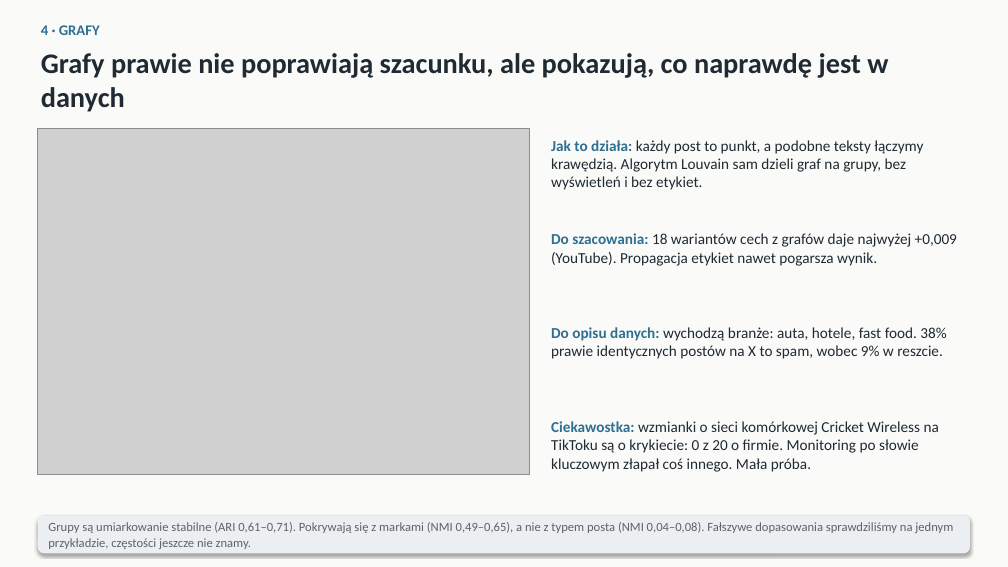
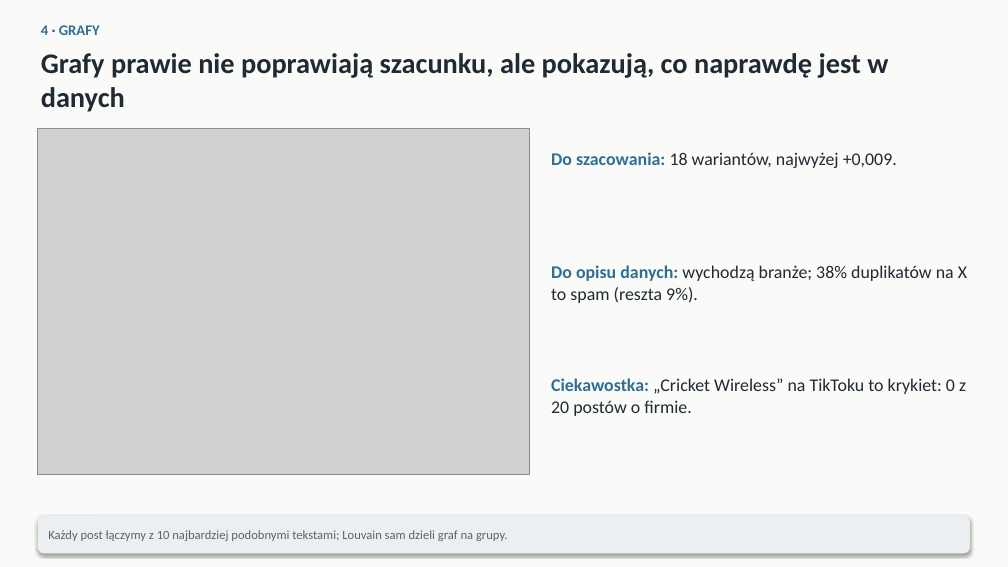
Before and after one commit to mikolaj-olesinski/Digital-Media-Analysis-PWR, a slide deck: slide 4 of pitchdeck/class_pl.pptx. Drawn at 1008x567 pixels with LibreOffice and Linux fonts; fonts in the diff are those of the drawing; grey boxes stand for pictures. Boxes give left, top, right and bottom in pixels: in the first picture for what was removed or moved away, otherwise in the second. Text is boxed around its words. In the diff, an @@ line names an element or a change of style, - is before the commit and + after.

```diff
--- a/pitchdeck/class_pl.pptx
+++ b/pitchdeck/class_pl.pptx
@@ text at box(551, 152, 897, 168): text changed; size 14.5 to 17 pt @@
-Jak to działa: każdy post to punkt, a podobne teksty łączymy krawędzią. Algorytm Louvain sam dzieli graf na grupy, bez wyświetleń i bez etykiet.
+Do szacowania: 18 wariantów, najwyżej +0,009.
@@ text removed at box(551, 233, 957, 266) @@
-Do szacowania: 18 wariantów cech z grafów daje najwyżej +0,009 (YouTube). Propagacja etykiet nawet pogarsza wynik.
@@ text at box(551, 265, 967, 303): text changed; size 14.5 to 17 pt @@
-Do opisu danych: wychodzą branże: auta, hotele, fast food. 38% prawie identycznych postów na X to spam, wobec 9% w reszcie.
+Do opisu danych: wychodzą branże; 38% duplikatów na X to spam (reszta 9%).
@@ text at box(551, 378, 966, 416): text changed; size 14.5 to 17 pt @@
-Ciekawostka: wzmianki o sieci komórkowej Cricket Wireless na TikToku są o krykiecie: 0 z 20 o firmie. Monitoring po słowie kluczowym złapał coś innego. Mała próba.
+Ciekawostka: „Cricket Wireless” na TikToku to krykiet: 0 z 20 postów o firmie.
@@ text at box(48, 530, 508, 541): text changed @@
-Grupy są umiarkowanie stabilne (ARI 0,61–0,71). Pokrywają się z markami (NMI 0,49–0,65), a nie z typem posta (NMI 0,04–0,08). Fałszywe dopasowania sprawdziliśmy na jednym przykładzie, częstości jeszcze nie znamy.
+Każdy post łączymy z 10 najbardziej podobnymi tekstami; Louvain sam dzieli graf na grupy.
```
Also in this commit, not shown: 4 other slides changed, 4 other files.
